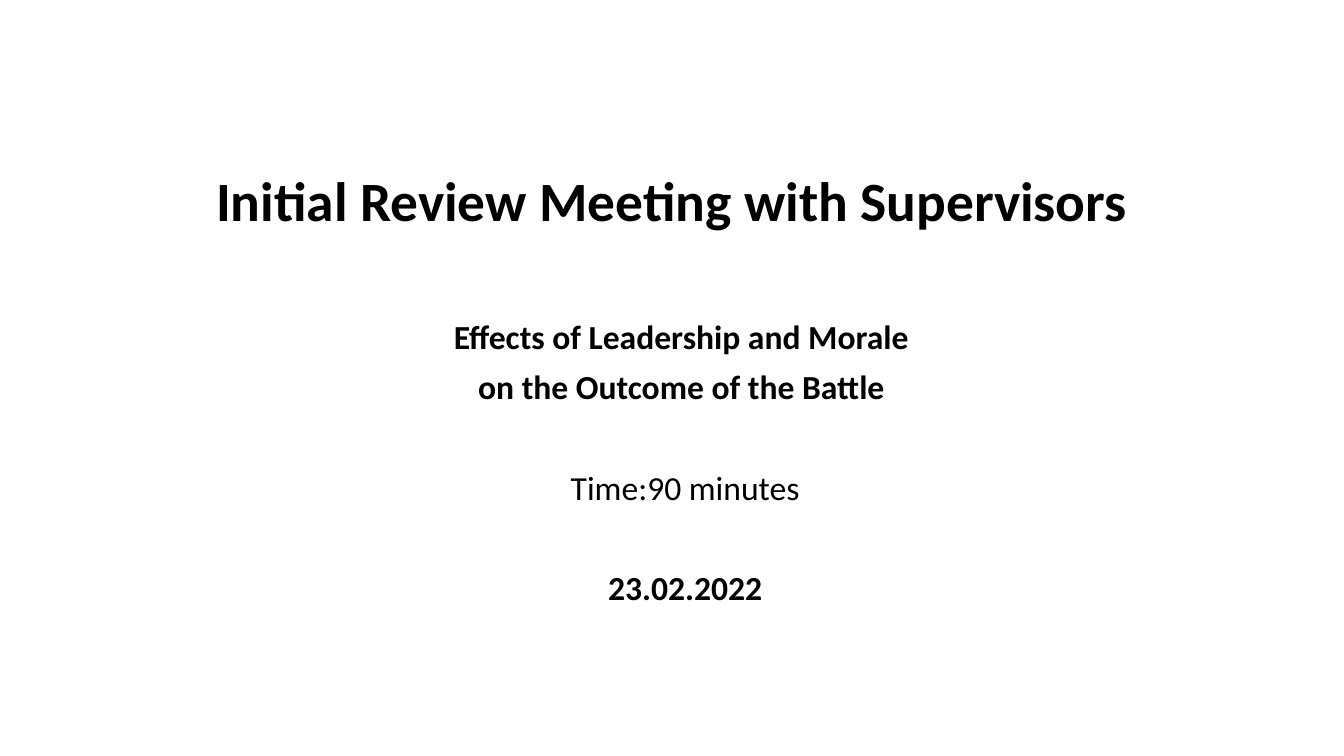
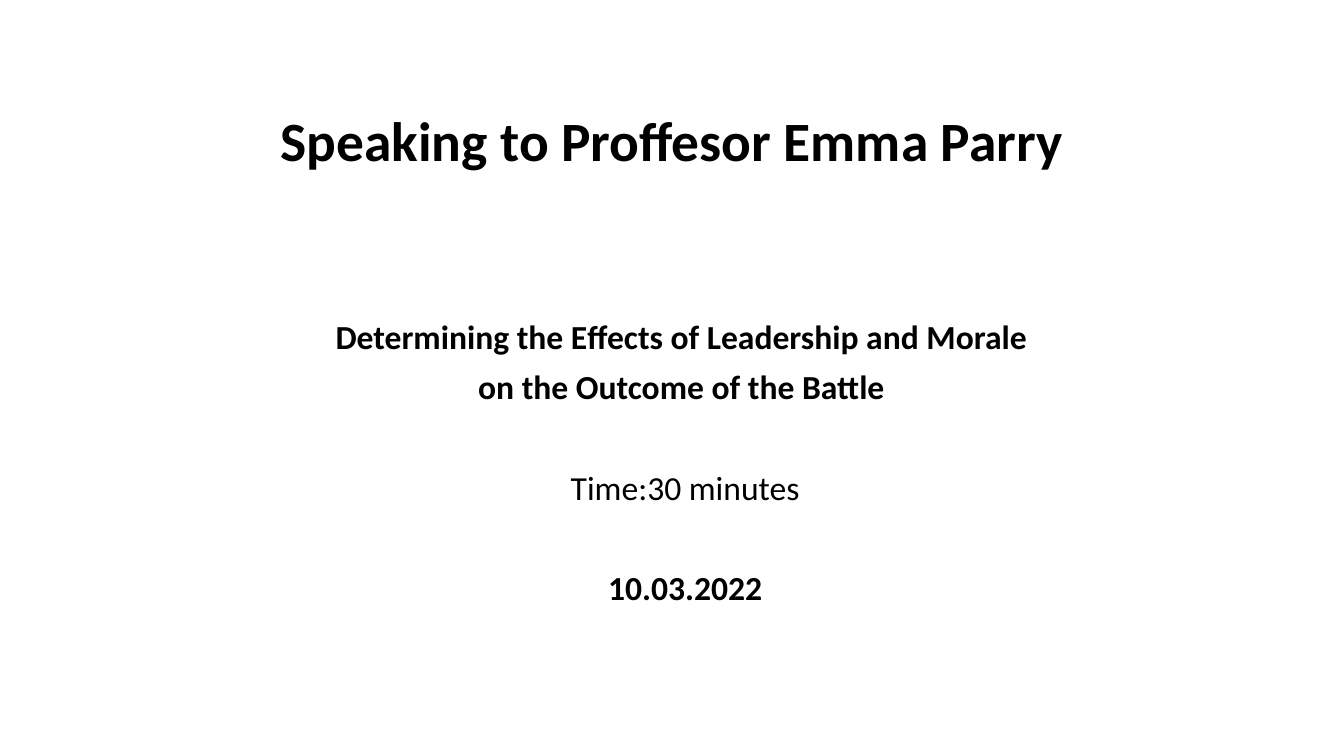
Before and after one commit to GurkanGitHub/PhD, a slide deck: slide 36 of PhD Discussion.pptx. Drawn at 1344x756 pixels with LibreOffice and Linux fonts; fonts in the diff are those of the drawing. Boxes give left, top, right and bottom in pixels: in the first picture for what was removed or moved away, otherwise in the second. Text is boxed around its words. In the diff, an @@ line names an element or a change of style, - is before the commit and + after.

```diff
--- a/PhD Discussion.pptx
+++ b/PhD Discussion.pptx
@@ title at bbox=[281, 122, 1063, 171]: text changed @@
-Initial Review Meeting with Supervisors
+Speaking to Proffesor Emma Parry
@@ subtitle at bbox=[336, 325, 1026, 355]: text changed @@
-Effects of Leadership and Morale
+Determining the Effects of Leadership and Morale
@@ subtitle at bbox=[571, 477, 800, 601]: text changed @@
-Time:90 minutes
-23.02.2022
+Time:30 minutes
+10.03.2022
```
Also in this commit, not shown: 1 other slide changed, 1 slide added, 7 slides removed, 5 other files.
